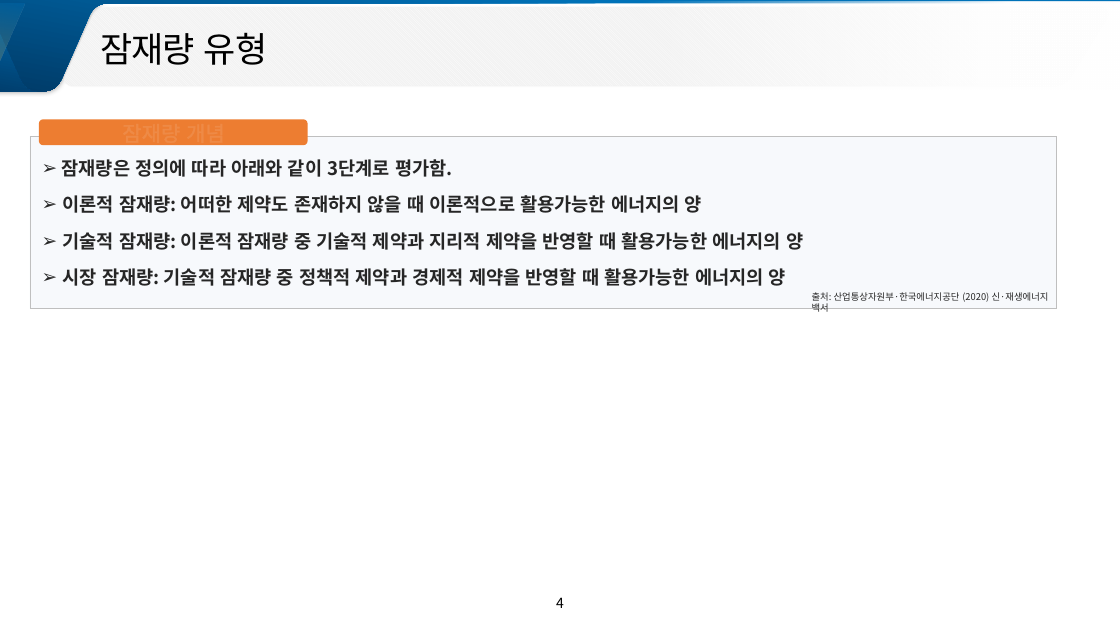
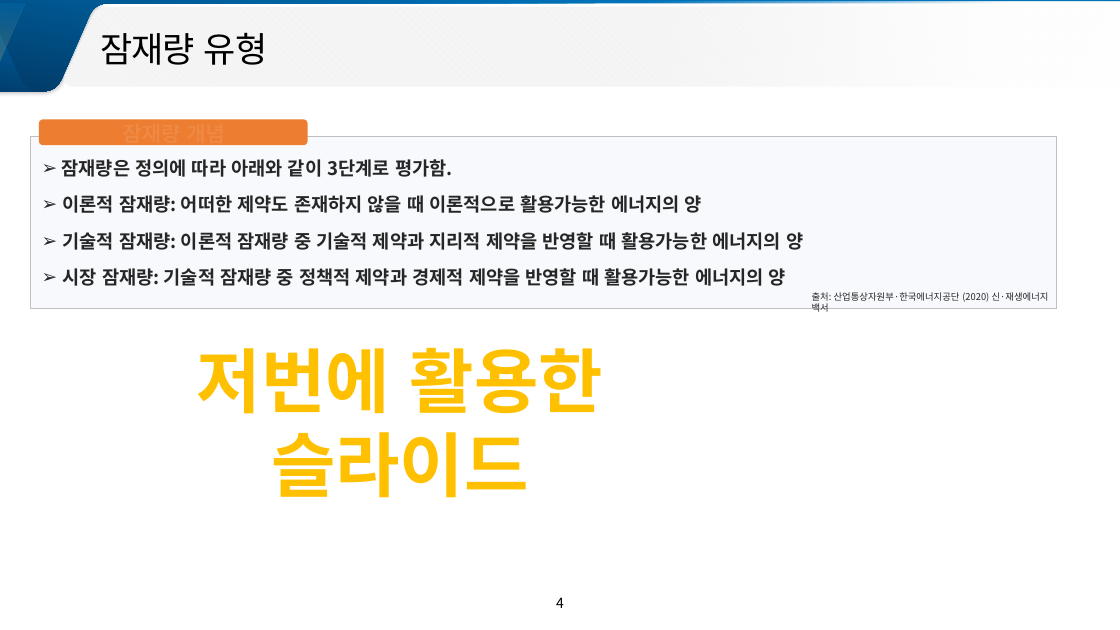
Before and after one commit to meandthey/platForm, a slide deck: slide 4 of 전문가WorkShop/[3-2] 경기도 태양광 잠재량 공간정보 구축/[2] 경기도 태양광 잠재량 공간정보 구축_전승호.pptx. Drawn at 1120x630 pixels with LibreOffice and Linux fonts; fonts in the diff are those of the drawing. Boxes give left, top, right and bottom in pixels: in the first picture for what was removed or moved away, otherwise in the second. Text is boxed around its words. In the diff, an @@ line names an element or a change of style, - is before the commit and + after.

```diff
--- a/전문가WorkShop/[3-2] 경기도 태양광 잠재량 공간정보 구축/[2] 경기도 태양광 잠재량 공간정보 구축_전승호.pptx
+++ b/전문가WorkShop/[3-2] 경기도 태양광 잠재량 공간정보 구축/[2] 경기도 태양광 잠재량 공간정보 구축_전승호.pptx
@@ text added at [197, 347, 603, 498], 60 pt, text #FFC000, bold @@
+저번에 활용한 슬라이드
```
Also in this commit, not shown: 7 other slides changed, 5 slides added, 1 slide removed, 8 other files.
